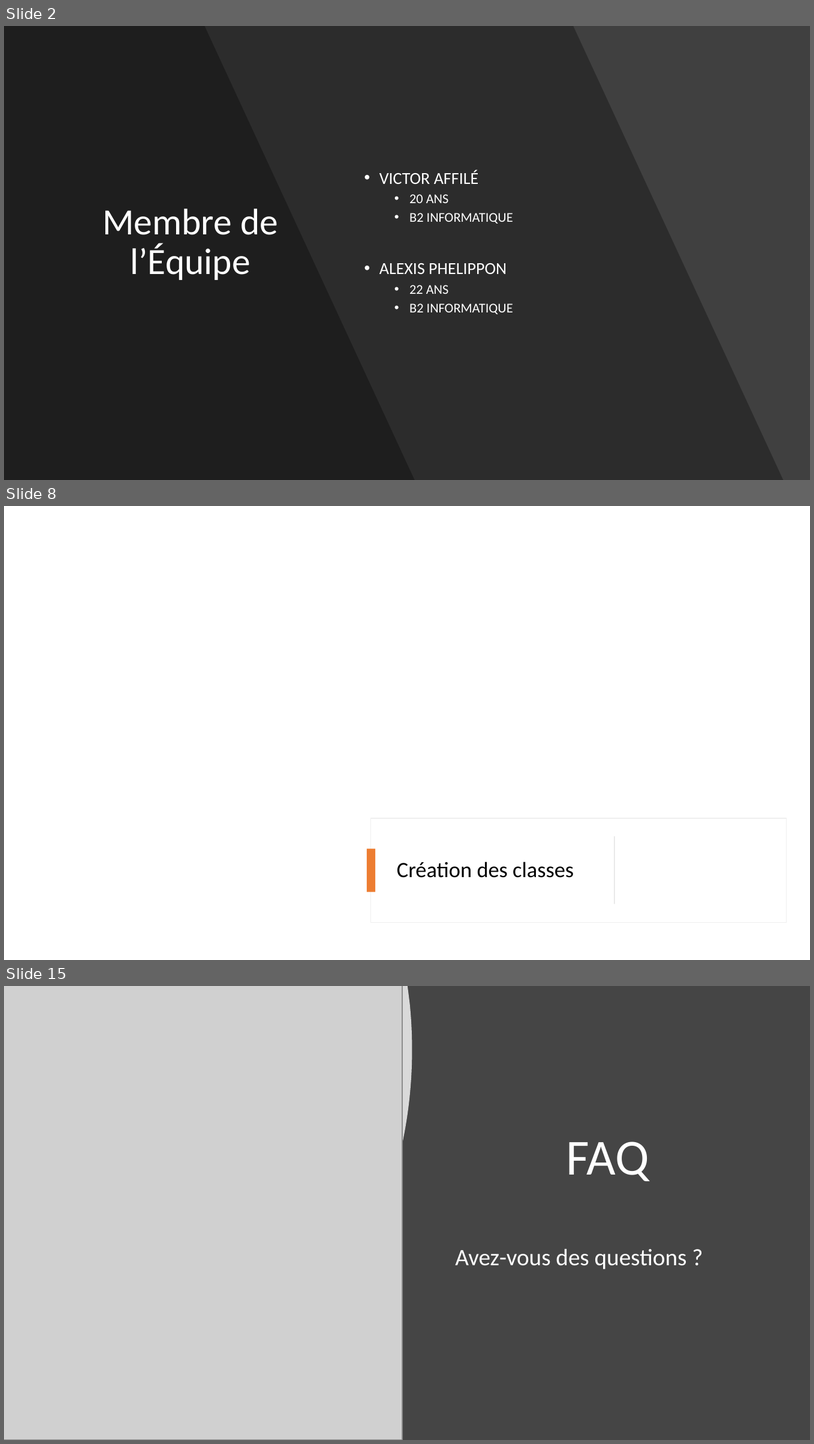
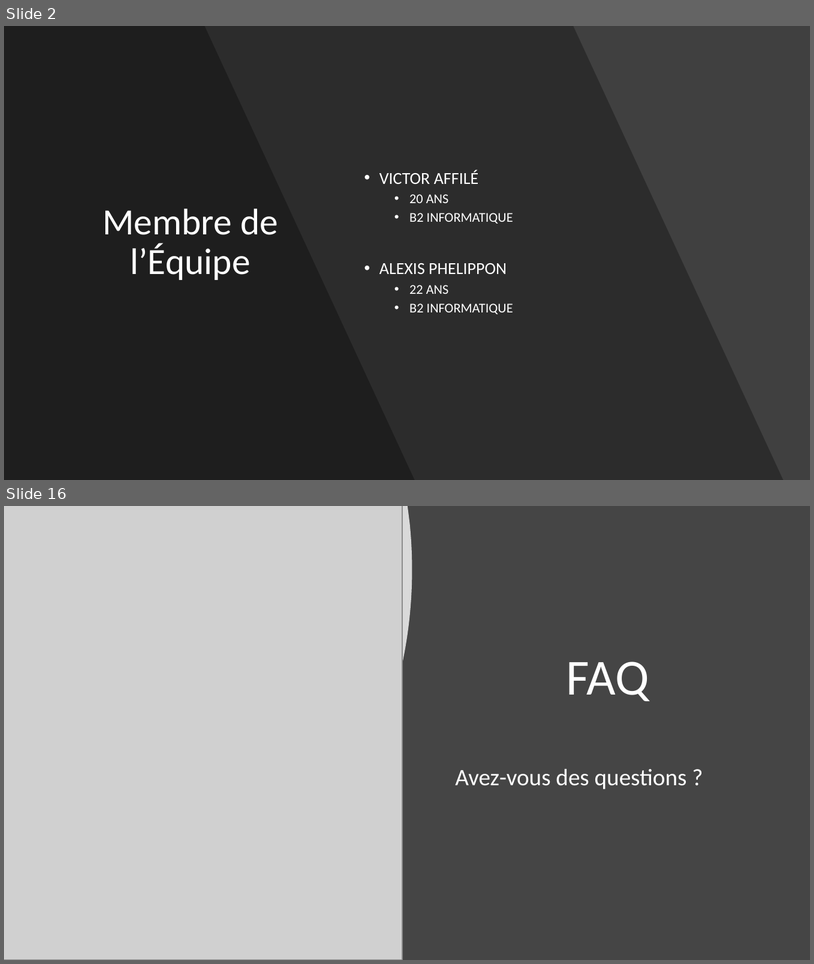
Before and after one commit to FlowNight/Techs_WEB, a slide deck: folder/Support_T_W.pptx. Shown one above the other, each under a label of ours: slides 2, 8 and 15 before the commit, slides 2 and 16 after it; the slides between them are not shown. The pictures are 814x1444 and 814x964 pixels, drawn with LibreOffice and Linux fonts; fonts in the diff are those of the drawing; grey boxes stand for pictures. Boxes give left, top, right and bottom in pixels: in the first picture for what was removed or moved away, otherwise in the second. Text is boxed around its words. In the diff, an @@ line names an element or a change of style, - is before the commit and + after.

```diff
--- a/folder/Support_T_W.pptx
+++ b/folder/Support_T_W.pptx
@@ slide 8 removed at <box>4,506,810,960</box>, background #FFFFFF @@
@@ rectangle removed at <box>371,818,787,922</box> @@
@@ rectangle removed at <box>615,836,615,904</box> @@
@@ rectangle removed at <box>367,849,375,892</box> @@
@@ title removed at <box>397,861,574,877</box> @@
-Création des classes
@@ what was slide 15 is now slide 16 @@
```
Also in this commit, not shown: 10 slides changed, 4 slides added, 2 other slides removed, 5 other files.
